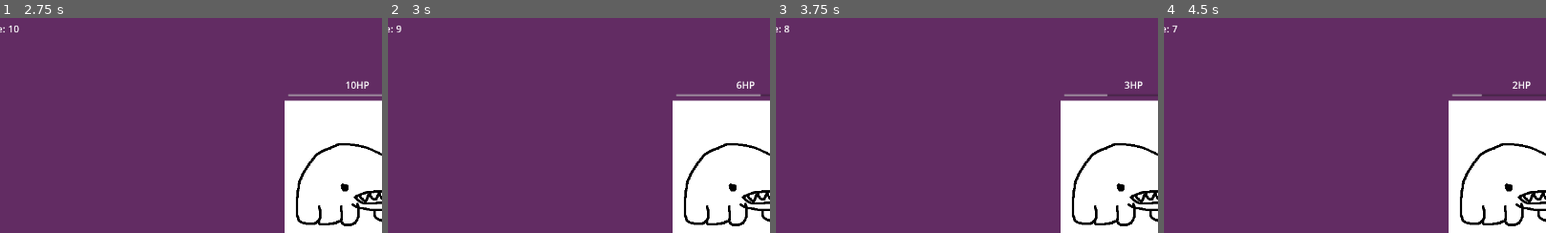
Above: before the commit, frames 1-4 (left to right).
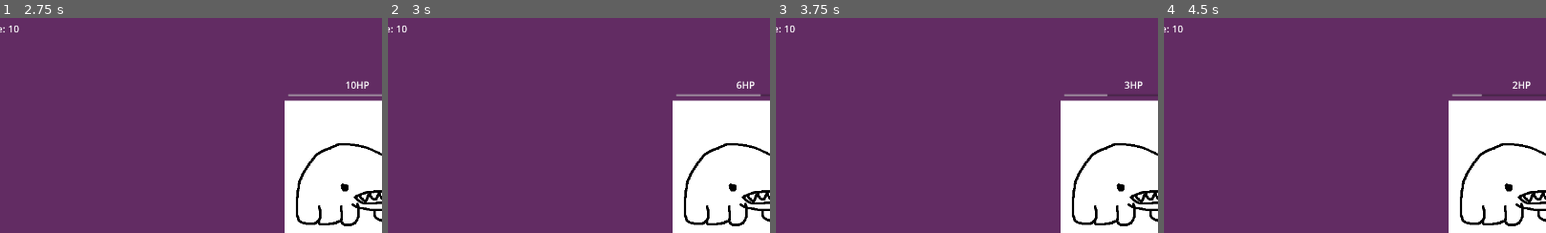
Above: after the commit, the same moments.

Repository: SebMarson/gmtk-gamejam-2024
Game: Godot game, scene res://scenes/start_screen.tscn
The game is run twice, just before and just after one commit, with the same random seed, the same clock (stepped at 60 frames per second) and the same inputs.
Inputs (mouse positions are % of the whole screen's width and height, from its top left):
- Up to frame 1 (2.75 s): click (47, 54) at 0.5 s; tap Enter at 1.25 s; move the mouse to (92, 83) at 1.27 s; click (92, 83) at 1.42 s; tap Space at 2 s; move the mouse to (14, 83) at 2.02 s; click (14, 83) at 2.17 s
- Up to frame 2 (3 s): tap Enter at 2.75 s; move the mouse to (26, 79) at 2.77 s; click (26, 79) at 2.92 s
- Up to frame 3 (3.75 s): tap Space at 3.5 s; move the mouse to (32, 79) at 3.52 s; click (32, 79) at 3.67 s
- Up to frame 4 (4.5 s): tap Enter at 4.25 s; move the mouse to (39, 79) at 4.27 s; click (39, 79) at 4.42 s
The pictures show only the part of the screen within x 3-53%, y 0-50%; the shares and areas given below are measured in that part.

Frame 1 is identical in both runs. In frame 2, less than 0.1% of the frame differs, in the area x 2-5%, y 3-7%; in frame 3, less than 0.1%; in frame 4, less than 0.1%.

Commit message:
Setup monster inheritence framework, monsterfactory, and dynamic generation of monsters based on the user score

Diff:
--- a/scenes/level.gd
+++ b/scenes/level.gd
@@ -14,6 +14,8 @@
 var deckScreen
 
 var currentMonster
+
+var monsterFactory = MonsterFactory.new()
 
 func _init() -> void:
 	pass
@@ -66,7 +68,9 @@
 	shaders[name] = shader
 
 func spawnMonster() -> void:
-	currentMonster = monsterScene.instantiate()
+	#currentMonster = monsterScene.instantiate()
+	#currentMonster.position = Vector2((1280/2), 100)
+	currentMonster = monsterFactory.generateMonster(int($ScoreContainer/ScoreValue.text))
 	currentMonster.position = Vector2((1280/2), 100)
 	currentMonster.setLevel(self)
 	add_child(currentMonster)
--- a/scenes/monster.gd
+++ b/scenes/monster.gd
@@ -1,23 +1,58 @@
 extends Control
 
-var HEALTH = 10
-var ATTACK = -1
-var SCORE = 3
-var ESSENCE = "STRONG"
+class_name Monster
+
+# Refence vars
 var level
 
+# Default place holder stats
+@export var NAME = "DEFAULT"
+@export var HEALTH = 10
+@export var ATTACK = 0
+@export var SCORE = 3
+@export var ESSENCE = ""
+@export var IMG_PATH = ""
+
+# Common monster vars
 var hitSound
+var sprite
+
+func _init():
+	assert(self != Monster, "Monster is an abstract class and cannot be instantiated directly.")
 
 # Called when the node enters the scene tree for the first time.
 func _ready() -> void:
+	# Load image
+	load_sprite()
+
+	# Set health bar up
 	$VBoxContainer/HealthBar.max_value = HEALTH
 	$VBoxContainer/HealthBar.value = HEALTH
 	$VBoxContainer/Label.text = str(HEALTH) + "HP"
-	hitSound = $HitHurt
+
+	# Setup sounds
+	load_sounds()
 
 # Called every frame. 'delta' is the elapsed time since the previous frame.
 func _process(_delta: float) -> void:
 	pass
+
+func load_sprite():
+	#sprite = Sprite2D.new()
+	#sprite.position = Vector2(-6, 36)
+	$VBoxContainer/MonsterSprite.position = Vector2(-6, 38)
+	var texture = load(IMG_PATH)
+	if texture:
+		# var spriteNode = get_node("VBoxContainer/MonsterSprite")
+		#sprite.texture = texture
+		$VBoxContainer/MonsterSprite.texture = texture
+	else:
+		print("Error: Could not load texture at path:", IMG_PATH)
+	add_child(sprite)
+
+func load_sounds():
+	hitSound = AudioStreamPlayer2D.new()
+	hitSound.stream = load("res://audio/effects/hitHurt.wav")
 
 func dealDamage(card, damage) -> void:
 	hitSound.play()
--- a/scenes/monster.tscn
+++ b/scenes/monster.tscn
@@ -1,7 +1,6 @@
-[gd_scene load_steps=4 format=3 uid="uid://bmwqh6i3gley2"]
+[gd_scene load_steps=3 format=3 uid="uid://bmwqh6i3gley2"]
 
 [ext_resource type="Script" path="res://scenes/monster.gd" id="1_wfsig"]
-[ext_resource type="Texture2D" uid="uid://dskw140xv1sii" path="res://graphics/monsters/tardigrade.png" id="2_l74qm"]
 [ext_resource type="AudioStream" uid="uid://bobhrpqvghfi7" path="res://audio/effects/hitHurt.wav" id="3_apwvi"]
 
 [node name="Monster" type="Control"]
@@ -28,9 +27,8 @@
 step = 1.0
 show_percentage = false
 
-[node name="Tardigrade" type="Sprite2D" parent="VBoxContainer"]
+[node name="MonsterSprite" type="Sprite2D" parent="VBoxContainer"]
 position = Vector2(-6, 38)
-texture = ExtResource("2_l74qm")
 centered = false
 
 [node name="HitHurt" type="AudioStreamPlayer" parent="."]
--- /dev/null
+++ b/scenes/monsters/dust_mite.tscn
@@ -0,0 +1,11 @@
+[gd_scene load_steps=2 format=3 uid="uid://c4k6i1g1rbcj1"]
+
+[ext_resource type="PackedScene" uid="uid://bmwqh6i3gley2" path="res://scenes/monster.tscn" id="1_wbeyy"]
+
+[node name="Monster" instance=ExtResource("1_wbeyy")]
+NAME = "DUST_MITE"
+HEALTH = 5
+ATTACK = -2
+SCORE = 5
+ESSENCE = "DARKNESS"
+IMG_PATH = "res://graphics/monsters/dust_mite.png"
--- /dev/null
+++ b/scenes/monsters/tardigrade.tscn
@@ -0,0 +1,8 @@
+[gd_scene load_steps=2 format=3 uid="uid://dlxb5im1i6sk2"]
+
+[ext_resource type="PackedScene" uid="uid://bmwqh6i3gley2" path="res://scenes/monster.tscn" id="1_0ol34"]
+
+[node name="Monster" instance=ExtResource("1_0ol34")]
+NAME = "TARDIGRADE"
+ESSENCE = "STRONG"
+IMG_PATH = "res://graphics/monsters/tardigrade.png"
--- /dev/null
+++ b/scripts/monster_factory.gd
@@ -0,0 +1,19 @@
+extends RefCounted
+
+class_name MonsterFactory
+
+# Monster scene list:
+# 0 - Tardigrade
+# 1 - Dust mite
+var monster_scenes = [load("res://scenes/monsters/tardigrade.tscn"),load("res://scenes/monsters/dust_mite.tscn")]
+
+var rng = RandomNumberGenerator.new()
+
+# Generates an appropriate monster given the current score
+func generateMonster(score) -> Node:
+	print("Monster generating")
+
+	var monster = null
+	if (score < 30):
+		monster = monster_scenes[rng.randi_range(0, 1)].instantiate()
+	return monster
Binary file added: graphics/monsters/dust_mite.png
Not shown, added: graphics/monsters/dust_mite.png.import
